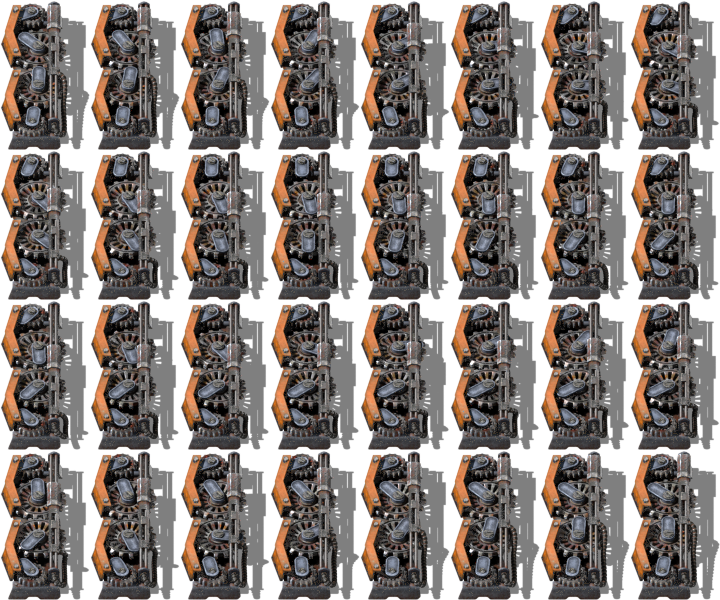
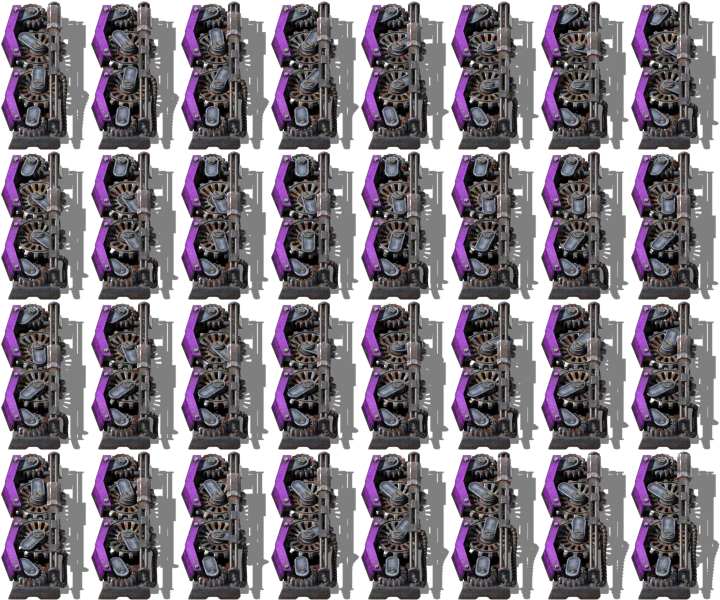
Two versions of the same layered image (w=720, h=600). Layer-by-layer changes:
added layer "tier 6" above "tier 5" over [1,1,698,596]
hid "tier 5" over [1,1,698,596]
